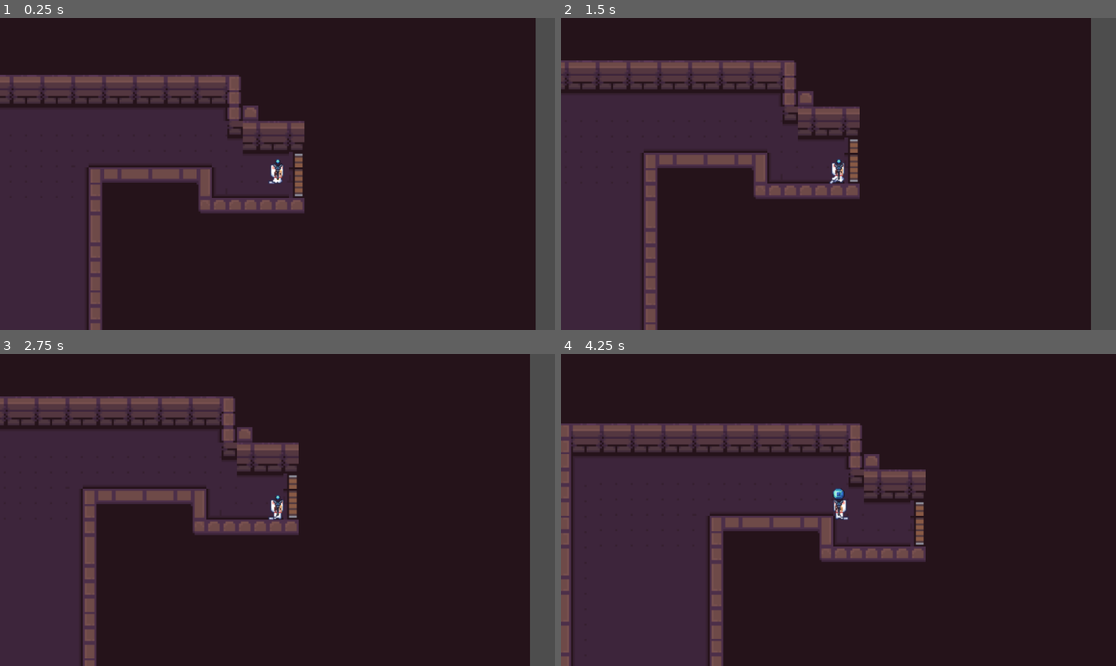
Above: before the commit, frames 1-4 (two rows, left to right).
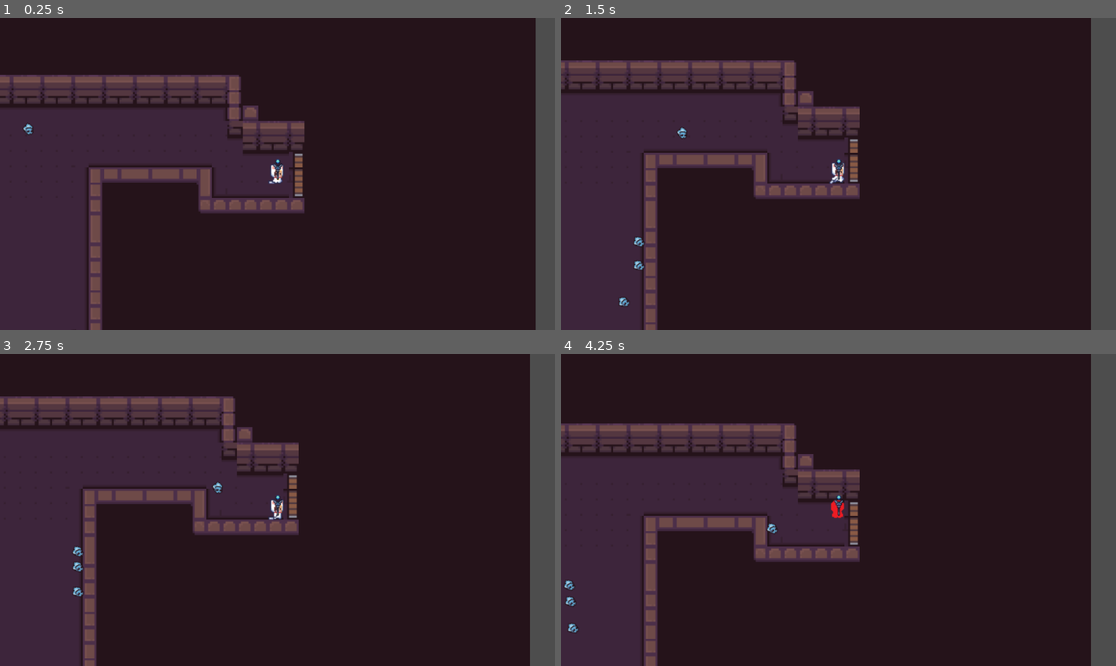
Above: after the commit, the same moments.

Repository: 50002/TaitajaRaSeKo25
Game: Godot game, scene res://map3.tscn
Two runs of this game, one before a commit and one after it. Both use one fixed random seed, a clock stepped at 60 frames per second and the inputs below. This scene is started directly instead of the project's main scene.
Inputs:
- Up to frame 1 (0.25 s): no input
- Up to frame 2 (1.5 s): tap Enter (Attack) at 0.5 s; hold D (RIGHT) 0.53-1.28 s; hold Enter (Attack) 0.53-1.28 s; hold S (DOWN) from 1.28 s (still down); tap Space (Dash) at 1.35 s
- Up to frame 3 (2.75 s): release S (DOWN) at 2.03 s; hold D (RIGHT) from 2.03 s (still down); hold Enter (Attack) from 2.03 s (still down)
- Up to frame 4 (4.25 s): release D (RIGHT) at 2.78 s; release Enter (Attack) at 2.78 s; hold W (UP) 2.78-3.53 s; tap Space (Dash) at 2.85 s; hold A (LEFT) from 3.53 s (still down); hold Enter (Attack) from 3.53 s (still down)

The runs differ from the first frame. In frame 1, less than 0.1% of the frame differs, in the area x 4-7%, y 33-38%; in frame 2, 0.1%; in frame 3, 0.1%; in frame 4, 20%, in the area x 0-100%, y 0-100%.

Commit message:
Room mobs+Locks

Diff:
--- a/new-game-project/Level1.tscn
+++ b/new-game-project/Level1.tscn
@@ -1223,15 +1223,12 @@
 disabled = true
 
 [node name="Boss" parent="." instance=ExtResource("3_o1e8b")]
-position = Vector2(230, 152)
+position = Vector2(230, 92)
 
 [node name="CharacterBody2D2" parent="." instance=ExtResource("3_wyn04")]
-position = Vector2(117, 170)
+position = Vector2(133, 125)
 
 [node name="CharacterBody2D3" parent="." instance=ExtResource("3_wyn04")]
-position = Vector2(121, 213)
-
-[node name="CharacterBody2D4" parent="." instance=ExtResource("3_wyn04")]
-position = Vector2(118, 261)
+position = Vector2(318, 125)
 
 [connection signal="body_shape_entered" from="Area2D" to="." method="_on_area_2d_body_shape_entered"]
--- a/new-game-project/armblaster.gd
+++ b/new-game-project/armblaster.gd
@@ -1,7 +1,7 @@
 extends CharacterBody2D
 
 var player
-const BASE_SPEED = 3500
+const BASE_SPEED = 4000
 var direction
 var Health = 1
 var pos :Vector2
--- a/new-game-project/armblaster.tscn
+++ b/new-game-project/armblaster.tscn
@@ -69,7 +69,7 @@
 
 [node name="AnimatedSprite2D" type="AnimatedSprite2D" parent="CollisionShape2D"]
 sprite_frames = SubResource("SpriteFrames_uy3d2")
-frame_progress = 0.266094
+frame_progress = 0.899914
 offset = Vector2(-2.5, 1)
 
 [node name="Hurt" type="Area2D" parent="."]
@@ -82,7 +82,7 @@
 shape = SubResource("CapsuleShape2D_vs1rs")
 
 [node name="Timer" type="Timer" parent="."]
-wait_time = 2.0
+wait_time = 3.0
 autostart = true
 
 [connection signal="timeout" from="Timer" to="." method="_on_timer_timeout"]
--- a/new-game-project/boss.gd
+++ b/new-game-project/boss.gd
@@ -5,7 +5,7 @@
 const BASE_SPEED = 500
 var direction
 
-var HP := 20
+var HP := 1
 const Actions = [1, 2, 3]
 var blaster = preload("res://armblaster.tscn")
 
--- a/new-game-project/bossroom.gd
+++ b/new-game-project/bossroom.gd
@@ -1,4 +1,12 @@
 extends Node2D
 
+var enemycount = [1,1,1,1]
+
+
+func _physics_process(delta: float) -> void:
+	if enemycount.is_empty()== false:
+		pass
+	else:
+		$Area2D/CollisionShape2D.disabled = false
 func _on_area_2d_body_shape_entered(body_rid: RID, body: Node2D, body_shape_index: int, local_shape_index: int) -> void:
 	get_tree().change_scene_to_file("res://end.tscn")
--- a/new-game-project/bossroom.tscn
+++ b/new-game-project/bossroom.tscn
@@ -1,8 +1,9 @@
-[gd_scene load_steps=7 format=4 uid="uid://bl5236sfe118k"]
+[gd_scene load_steps=8 format=4 uid="uid://cc87lvyta0r7b"]
 
 [ext_resource type="Script" path="res://bossroom.gd" id="1_5wmq3"]
 [ext_resource type="Texture2D" uid="uid://bnqt8wmkh2gh" path="res://2D Pixel Dungeon Asset Pack v2.0/2D Pixel Dungeon Asset Pack/Dungeon_Tileset_at.png" id="1_6tge0"]
 [ext_resource type="PackedScene" uid="uid://n24fa1ogoy0n" path="res://Player.tscn" id="3_o65mp"]
+[ext_resource type="PackedScene" uid="uid://d27s21rkp4c6p" path="res://Boss.tscn" id="4_yk6ph"]
 
 [sub_resource type="TileSetAtlasSource" id="TileSetAtlasSource_1wbgr"]
 texture = ExtResource("1_6tge0")
@@ -1215,7 +1216,19 @@
 position = Vector2(58.25, 152)
 shape = SubResource("RectangleShape2D_mnnyo")
 
-[node name="CharacterBody2D" parent="." instance=ExtResource("3_o65mp")]
+[node name="Player" parent="." instance=ExtResource("3_o65mp")]
 position = Vector2(418, 149)
 
+[node name="Boss" parent="." instance=ExtResource("4_yk6ph")]
+position = Vector2(163, 389)
+
+[node name="Boss2" parent="." instance=ExtResource("4_yk6ph")]
+position = Vector2(327, 386)
+
+[node name="Boss3" parent="." instance=ExtResource("4_yk6ph")]
+position = Vector2(161, -37)
+
+[node name="Boss4" parent="." instance=ExtResource("4_yk6ph")]
+position = Vector2(297, -34)
+
 [connection signal="body_shape_entered" from="Area2D" to="." method="_on_area_2d_body_shape_entered"]
--- a/new-game-project/level_1.gd
+++ b/new-game-project/level_1.gd
@@ -1,5 +1,5 @@
 extends Node2D
-var enemycount = [1,1,1,1]
+var enemycount = [1,1,1]
 
 
 func _physics_process(delta: float) -> void:
--- a/new-game-project/map2.tscn
+++ b/new-game-project/map2.tscn
@@ -1,8 +1,9 @@
-[gd_scene load_steps=7 format=4 uid="uid://cc2jyksf7xfem"]
+[gd_scene load_steps=8 format=4 uid="uid://62jjkx8ejjj6"]
 
 [ext_resource type="Texture2D" uid="uid://bnqt8wmkh2gh" path="res://2D Pixel Dungeon Asset Pack v2.0/2D Pixel Dungeon Asset Pack/Dungeon_Tileset_at.png" id="1_0qqqk"]
 [ext_resource type="Script" path="res://map_2.gd" id="1_fmoqv"]
 [ext_resource type="PackedScene" uid="uid://n24fa1ogoy0n" path="res://Player.tscn" id="3_yiloi"]
+[ext_resource type="PackedScene" uid="uid://c22kfodm8tg88" path="res://Skull_enemy.tscn" id="4_02qp5"]
 
 [sub_resource type="TileSetAtlasSource" id="TileSetAtlasSource_8iwin"]
 texture = ExtResource("1_0qqqk")
@@ -1215,7 +1216,19 @@
 position = Vector2(60, 104)
 shape = SubResource("RectangleShape2D_6lrre")
 
-[node name="CharacterBody2D" parent="." instance=ExtResource("3_yiloi")]
+[node name="Player" parent="." instance=ExtResource("3_yiloi")]
 position = Vector2(416, 105)
 
+[node name="CharacterBody2D2" parent="." instance=ExtResource("4_02qp5")]
+position = Vector2(131, 60)
+
+[node name="CharacterBody2D3" parent="." instance=ExtResource("4_02qp5")]
+position = Vector2(132, 127)
+
+[node name="CharacterBody2D4" parent="." instance=ExtResource("4_02qp5")]
+position = Vector2(169, 58)
+
+[node name="CharacterBody2D5" parent="." instance=ExtResource("4_02qp5")]
+position = Vector2(168, 129)
+
 [connection signal="body_shape_entered" from="Area2D" to="." method="_on_area_2d_body_shape_entered"]
--- a/new-game-project/map3.tscn
+++ b/new-game-project/map3.tscn
@@ -1,8 +1,10 @@
-[gd_scene load_steps=7 format=4 uid="uid://bnxqbtugdi7rb"]
+[gd_scene load_steps=9 format=4 uid="uid://bplrwtuuwldje"]
 
 [ext_resource type="Texture2D" uid="uid://bnqt8wmkh2gh" path="res://2D Pixel Dungeon Asset Pack v2.0/2D Pixel Dungeon Asset Pack/Dungeon_Tileset_at.png" id="1_fph0a"]
 [ext_resource type="Script" path="res://map_3.gd" id="1_py0sn"]
 [ext_resource type="PackedScene" uid="uid://n24fa1ogoy0n" path="res://Player.tscn" id="3_sdyvu"]
+[ext_resource type="PackedScene" uid="uid://d27s21rkp4c6p" path="res://Boss.tscn" id="4_2xjrm"]
+[ext_resource type="PackedScene" uid="uid://c22kfodm8tg88" path="res://Skull_enemy.tscn" id="5_vbhi5"]
 
 [sub_resource type="TileSetAtlasSource" id="TileSetAtlasSource_8iwin"]
 texture = ExtResource("1_fph0a")
@@ -1215,7 +1217,22 @@
 position = Vector2(57.5, 263.5)
 shape = SubResource("RectangleShape2D_a33s5")
 
-[node name="CharacterBody2D" parent="." instance=ExtResource("3_sdyvu")]
+[node name="Player" parent="." instance=ExtResource("3_sdyvu")]
 position = Vector2(484, 7)
 
+[node name="Boss" parent="." instance=ExtResource("4_2xjrm")]
+position = Vector2(204, 262)
+
+[node name="CharacterBody2D2" parent="." instance=ExtResource("5_vbhi5")]
+position = Vector2(163, 224)
+
+[node name="CharacterBody2D3" parent="." instance=ExtResource("5_vbhi5")]
+position = Vector2(205, -43)
+
+[node name="CharacterBody2D4" parent="." instance=ExtResource("5_vbhi5")]
+position = Vector2(257, 187)
+
+[node name="CharacterBody2D5" parent="." instance=ExtResource("5_vbhi5")]
+position = Vector2(169, 140)
+
 [connection signal="body_shape_entered" from="Area2D" to="." method="_on_area_2d_body_shape_entered"]
--- a/new-game-project/map5.tscn
+++ b/new-game-project/map5.tscn
@@ -1,8 +1,10 @@
-[gd_scene load_steps=7 format=4 uid="uid://dxl1x6ipyacl7"]
+[gd_scene load_steps=9 format=4 uid="uid://ofp1wfub5or1"]
 
 [ext_resource type="Script" path="res://map_5.gd" id="1_6sh0y"]
 [ext_resource type="Texture2D" uid="uid://bnqt8wmkh2gh" path="res://2D Pixel Dungeon Asset Pack v2.0/2D Pixel Dungeon Asset Pack/Dungeon_Tileset_at.png" id="1_sglur"]
 [ext_resource type="PackedScene" uid="uid://n24fa1ogoy0n" path="res://Player.tscn" id="3_scvmr"]
+[ext_resource type="PackedScene" uid="uid://c22kfodm8tg88" path="res://Skull_enemy.tscn" id="4_o1frb"]
+[ext_resource type="PackedScene" uid="uid://d27s21rkp4c6p" path="res://Boss.tscn" id="5_f1cti"]
 
 [sub_resource type="TileSetAtlasSource" id="TileSetAtlasSource_8iwin"]
 texture = ExtResource("1_sglur")
@@ -1215,7 +1217,22 @@
 position = Vector2(59.5, 152)
 shape = SubResource("RectangleShape2D_ml2nv")
 
-[node name="CharacterBody2D" parent="." instance=ExtResource("3_scvmr")]
+[node name="Player" parent="." instance=ExtResource("3_scvmr")]
 position = Vector2(417, 150)
 
+[node name="CharacterBody2D2" parent="." instance=ExtResource("4_o1frb")]
+position = Vector2(146, 270)
+
+[node name="CharacterBody2D3" parent="." instance=ExtResource("4_o1frb")]
+position = Vector2(142, 160)
+
+[node name="CharacterBody2D4" parent="." instance=ExtResource("4_o1frb")]
+position = Vector2(143, 64)
+
+[node name="Boss" parent="." instance=ExtResource("5_f1cti")]
+position = Vector2(91, 110)
+
+[node name="Boss2" parent="." instance=ExtResource("5_f1cti")]
+position = Vector2(86, 220)
+
 [connection signal="body_shape_entered" from="Area2D" to="." method="_on_area_2d_body_shape_entered"]
--- a/new-game-project/map_2.gd
+++ b/new-game-project/map_2.gd
@@ -1,14 +1,21 @@
 extends Node2D
+var enemycount = [1,1,1,1]
 
 
+func _physics_process(delta: float) -> void:
+	if enemycount.is_empty()== false:
+		pass
+	else:
+		$Area2D/CollisionShape2D.disabled = false
+
 func _on_area_2d_body_shape_entered(body_rid: RID, body: Node2D, body_shape_index: int, local_shape_index: int) -> void:
-	var n_room = randf_range(1, 4)
+	var n_room = randi_range(1, 35)
 	print("number generated")
-	if n_room <= 1:
+	if n_room in [1,2,3,4,5,6,7,8,9,10]:
 		get_tree().change_scene_to_file("res://map2.tscn")
-	elif n_room <=2 and n_room > 1:
+	elif n_room in [12,12,13,14,15,16,17,18,19,20]:
 		get_tree().change_scene_to_file("res://map3.tscn")
-	elif n_room <=3 and n_room > 2:
+	elif n_room in [21,22,23,24,25,26,27,28,29,30]:
 		get_tree().change_scene_to_file("res://map5.tscn")
-	elif n_room <=4 and n_room > 3:
+	elif n_room in [31,31,33,34,35]:
 		get_tree().change_scene_to_file("res://bossroom.tscn")
--- a/new-game-project/map_3.gd
+++ b/new-game-project/map_3.gd
@@ -1,15 +1,22 @@
 extends Node2D
+var enemycount = [1,1,1,1,1]
 
+
+func _physics_process(delta: float) -> void:
+	if enemycount.is_empty()== false:
+		pass
+	else:
+		$Area2D/CollisionShape2D.disabled = false
 
 
 func _on_area_2d_body_shape_entered(body_rid: RID, body: Node2D, body_shape_index: int, local_shape_index: int) -> void:
-	var n_room = randf_range(1, 4)
+	var n_room = randi_range(1, 35)
 	print("number generated")
-	if n_room <= 1:
+	if n_room in [1,2,3,4,5,6,7,8,9,10]:
 		get_tree().change_scene_to_file("res://map2.tscn")
-	elif n_room <=2 and n_room > 1:
+	elif n_room in [12,12,13,14,15,16,17,18,19,20]:
 		get_tree().change_scene_to_file("res://map3.tscn")
-	elif n_room <=3 and n_room > 2:
+	elif n_room in [21,22,23,24,25,26,27,28,29,30]:
 		get_tree().change_scene_to_file("res://map5.tscn")
-	elif n_room <=4 and n_room > 3:
+	elif n_room in [31,31,33,34,35]:
 		get_tree().change_scene_to_file("res://bossroom.tscn")
--- a/new-game-project/map_5.gd
+++ b/new-game-project/map_5.gd
@@ -1,15 +1,22 @@
 extends Node2D
+var enemycount = [1,1,1,1,1]
 
+
+func _physics_process(delta: float) -> void:
+	if enemycount.is_empty()== false:
+		pass
+	else:
+		$Area2D/CollisionShape2D.disabled = false
 
 
 func _on_area_2d_body_shape_entered(body_rid: RID, body: Node2D, body_shape_index: int, local_shape_index: int) -> void:
-	var n_room = randf_range(1, 4)
+	var n_room = randi_range(1, 35)
 	print("number generated")
-	if n_room <= 1:
+	if n_room in [1,2,3,4,5,6,7,8,9,10]:
 		get_tree().change_scene_to_file("res://map2.tscn")
-	elif n_room <=2 and n_room > 1:
+	elif n_room in [12,12,13,14,15,16,17,18,19,20]:
 		get_tree().change_scene_to_file("res://map3.tscn")
-	elif n_room <=3 and n_room > 2:
+	elif n_room in [21,22,23,24,25,26,27,28,29,30]:
 		get_tree().change_scene_to_file("res://map5.tscn")
-	elif n_room <=4 and n_room > 3:
+	elif n_room in [31,31,33,34,35]:
 		get_tree().change_scene_to_file("res://bossroom.tscn")
